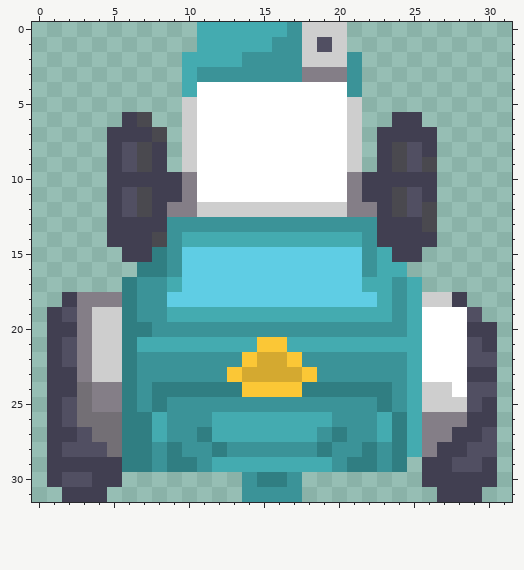
Pixel-art file: Graphics/Vehicles/tracktor.aseprite. This is how it looked before the edit.
32x32 pixels, 1 frame.
And afterwards:
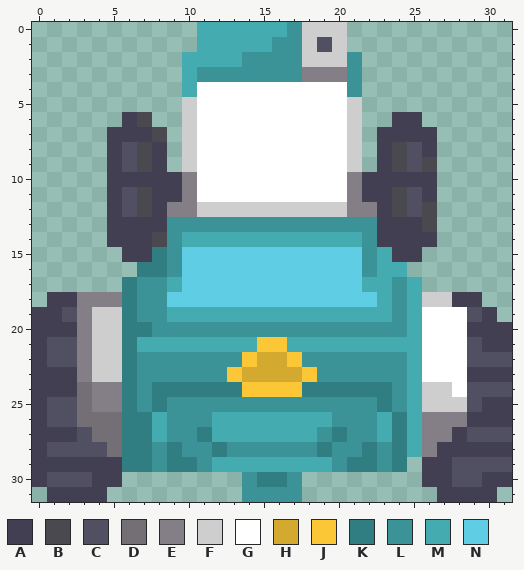
Palette (. is transparent): A #413f51  B #4a494f  C #514f62  D #736f75  E #847e87  F #cecece  G #ffffff  H #d4a930  J #fbc736  K #307e82  L #3b9398  M #44abb0  N #5fcde4
Log entry: update tracktor sprite to fit whole width
Diff:
@@ x 0..31 @@
 17 ......KLLMNNNNNNNNNNNNMMLM......
-18 ..AEEEKLLNNNNNNNNNNNNNNMLMFFA...
-19 .ACEFFKLLMMMMMMMMMMMMMMMLMGGGC..
-20 .AAEFFKKLLLLLLLLLLLLLLLLLMGGGAA.
-21 .ACEFFKMMMMMMMMJJMMMMMMMMMGGGCA.
-22 .ACEFFKLLLLLLLJHHJLLLLLLLMGGGCC.
-23 .AAEFFKLLLLLLJHHHHJLLLLLLMGGGAA.
-24 .AADEEKLKKKKKKJJJJKKKKKKLMFFGCC.
-25 .ACDEEKLKLLLLLLLLLLLLLLKLMFFFCA.
-26 .ACDDDKKMLLLMMMMMMMMLLLMKMEEEAA.
-27 .AACDDKKMLLKMMMMMMMLKLLMKMEEAAC.
-28 .ACCCDKKLKLLKLLLLLLKLLKLKMEAACC.
-29 .AAAAAKKLKKLMMMMMMMMLKKLK.AACCA.
-30 .ACCAA........LKKL........AAAAA.
-31 ..AAA.........LLLL.........AAA..
+18 .AAEEEKLLNNNNNNNNNNNNNNMLMFFAA..
+19 AACEFFKLLMMMMMMMMMMMMMMMLMGGGCA.
+20 AAAEFFKKLLLLLLLLLLLLLLLLLMGGGAAA
+21 ACCEFFKMMMMMMMMJJMMMMMMMMMGGGCAA
+22 ACCEFFKLLLLLLLJHHJLLLLLLLMGGGCCC
+23 AAAEFFKLLLLLLJHHHHJLLLLLLMGGGAAA
+24 AAADEEKLKKKKKKJJJJKKKKKKLMFFGCCC
+25 ACCDEEKLKLLLLLLLLLLLLLLKLMFFFCAA
+26 ACCDDDKKMLLLMMMMMMMMLLLMKMEEEAAA
+27 AAACDDKKMLLKMMMMMMMLKLLMKMEEACCC
+28 ACCCCDKKLKLLKLLLLLLKLLKLKMEAAAAA
+29 AAAAAAKKLKKLMMMMMMMMLKKLK.AACCCC
+30 ACCCAA........LKKL........AACCAA
+31 .AAAA.........LLLL.........AAAA.
Pixel boxes of the changes (left, top, right, bottom) in both pictures:
changed: (32, 292, 62, 502)
changed: (452, 292, 512, 502)
